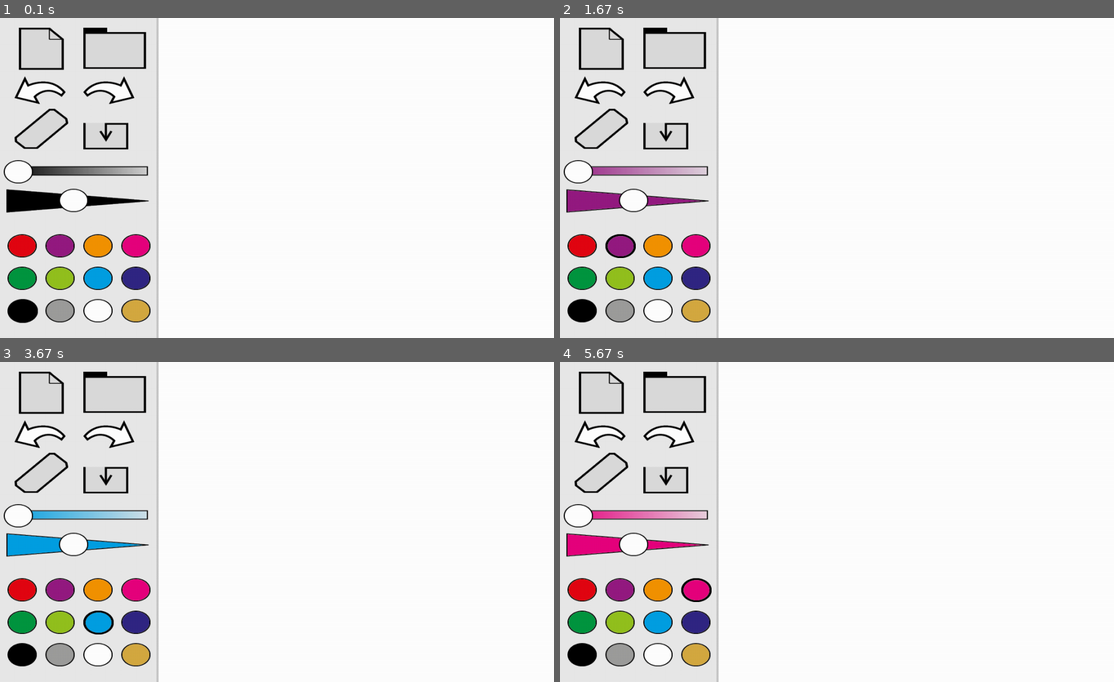
Above: before the commit, frames 1-4 (two rows, left to right).
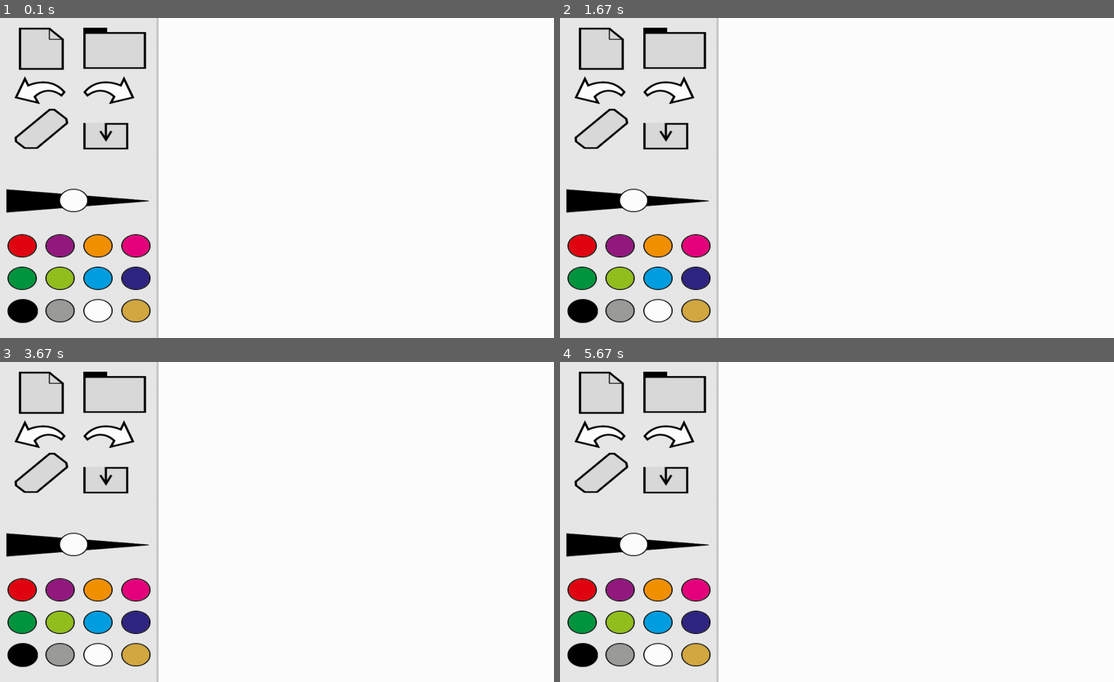
Above: after the commit, the same moments.

Repository: OutsideTheBoxProject/D
Game: pygame game, started from PiDev/drawing.py
Two runs of this game, one before a commit and one after it. Both use one fixed random seed, a clock stepped at 60 frames per second and the inputs below. The source is Python 2; it was converted automatically to run under Python 3.
Inputs (mouse positions are in pixels of both pictures, inside the frame that each line leads up to):
- Up to frame 1 (0.1 s): no input
- Up to frame 2 (1.67 s): press the mouse at (692, 277) at 0.37 s; move the mouse to (692, 219) at 0.47 s; release the mouse at (687, 162) at 0.6 s; press the mouse at (659, 245) at 0.7 s; move the mouse to (837, 248) at 0.8 s; release the mouse at (1014, 254) at 0.93 s; press the mouse at (620, 245) at 1.17 s; move the mouse to (659, 248) at 1.27 s; release the mouse at (698, 254) at 1.4 s
- Up to frame 3 (3.67 s): press the mouse at (132, 653) at 1.8 s; move the mouse to (243, 541) at 1.9 s; release the mouse at (349, 429) at 2.03 s; click (22, 653) at 2.95 s; press the mouse at (99, 621) at 3.5 s; move the mouse to (138, 570) at 3.6 s
- Up to frame 4 (5.67 s): release the mouse at (742, 515) at 3.73 s; press the mouse at (659, 653) at 4.5 s; move the mouse to (748, 557) at 4.6 s; release the mouse at (837, 461) at 4.73 s; press the mouse at (692, 589) at 5.57 s

The runs differ from the first frame. In frame 1, 0.8% of the frame differs, in the area x 0-27%, y 44-52%; in frame 2, 1.6%; in frame 3, 1.6%; in frame 4, 1.6%, in the area x 0-28%, y 44-96%.

Commit message:
sad sad opacity had to leave us

Diff:
--- a/PiDev/constants.py
+++ b/PiDev/constants.py
@@ -20,18 +20,18 @@
 ERASER = GRAPHICS + "Eraser.png"
 SAVE = GRAPHICS + "Save.png"
 # opacity sliders
-OPACRED = GRAPHICS + "slide-01.png"
-OPACPURPLE = GRAPHICS + "slide2-01.png"
-OPACORANGE = GRAPHICS + "slide3-01.png"
-OPACPINK = GRAPHICS + "slide4-01.png"
-OPACDARKGREEN = GRAPHICS + "slide5-01.png"
-OPACGREEN = GRAPHICS + "slide6-01.png"
-OPACCORNFLOWER = GRAPHICS + "slide7-01.png"
-OPACDARKBLUE = GRAPHICS + "slide8-01.png"
-OPACBLACK = GRAPHICS + "slide9-01.png"
-OPACGRAY = GRAPHICS + "slide10-01.png"
-OPACWHITE = GRAPHICS + "slide11-01.png"
-OPACBEIGE = GRAPHICS + "slide12-01.png"
+#OPACRED = GRAPHICS + "slide-01.png"
+#OPACPURPLE = GRAPHICS + "slide2-01.png"
+#OPACORANGE = GRAPHICS + "slide3-01.png"
+#OPACPINK = GRAPHICS + "slide4-01.png"
+#OPACDARKGREEN = GRAPHICS + "slide5-01.png"
+#OPACGREEN = GRAPHICS + "slide6-01.png"
+#OPACCORNFLOWER = GRAPHICS + "slide7-01.png"
+#OPACDARKBLUE = GRAPHICS + "slide8-01.png"
+#OPACBLACK = GRAPHICS + "slide9-01.png"
+#OPACGRAY = GRAPHICS + "slide10-01.png"
+#OPACWHITE = GRAPHICS + "slide11-01.png"
+#OPACBEIGE = GRAPHICS + "slide12-01.png"
 # line thickness sliders
 LINERED = GRAPHICS + "slide-02.png"
 LINEPURPLE = GRAPHICS + "slide2-02.png"
@@ -93,9 +93,9 @@
 REDOCOORDS = (155,108)
 ERASERCOORDS = (28,168)
 SAVECOORDS = (155,194)
-OPACITYCOORDS = (10,273)
-OPACITYSLIDELEFT = (8,263)
-OPACITYSLIDERIGHT = (225,263)
+#OPACITYCOORDS = (10,273)
+#OPACITYSLIDELEFT = (8,263)
+#OPACITYSLIDERIGHT = (225,263)
 LINECOORDS = (10,315)
 LINESLIDEMIDDLE = (110,316)
 LINESLIDELEFT = (8,316)
@@ -112,6 +112,3 @@
 GRAYCOORDS = (85,520)
 WHITECOORDS = (155,520)
 BEIGECOORDS = (225,520)
-
-LINEMAX = 25
-LINEMIN = 1
--- a/PiDev/drawing.py
+++ b/PiDev/drawing.py
@@ -8,7 +8,9 @@
 
 # global variables
 lineWidth = 10
+#alpha = 100
 colour = con.BLACK
+
 
 # instructions
 print "ESC Key to exit, click to change colour."
@@ -19,6 +21,7 @@
 # control variable for mouse
 mouseDown = False
 lineProcess = False
+#opacProcess = False
 
 # control variable for line points
 prevx = prevy = mousex = mousey = -1
@@ -41,6 +44,10 @@
 				if not (mousex > con.MENURIGHT + .5 * (lineWidth + con.MENUBORDER)):
 					mousex = con.MENURIGHT + .5 * (lineWidth + con.MENUBORDER)
 				pygame.draw.line(screen, colour, (prevx, prevy), (mousex, mousey), lineWidth)
+				#point = pygame.Surface((lineWidth, lineWidth))
+				#point.fill(colour)
+				#point.set_alpha(alpha)
+				#screen.blit(point, (mousex, mousey))
 				(prevx, prevy) = (mousex, mousey)
 				pygame.display.flip()
 
@@ -50,7 +57,6 @@
 			prevColour = colour
 			for c in colours:
 				if c.rect.collidepoint(event.pos):
-					menu.update_colour(prevColour, c.rgb)
 					colour = c.rgb
 					break
 			x, y = event.pos
@@ -66,7 +72,9 @@
 					# line width
 					if button == menu.lineSlide:
 						lineProcess = True
-						prevx = button.coords[0]
+					# opacity
+					#if button == menu.opacitySlide:
+						#opacProcess = True
 
 
 		#toggle mouse button
@@ -81,6 +89,17 @@
 				y = con.LINESLIDELEFT[1]
 				lineWidth = menu.update_lineslide(x, y, colour)
 				lineProcess = False
+			# for toggling opacity
+			#if opacProcess:
+				#x, y = event.pos
+				#if x > con.OPACITYSLIDERIGHT[0]:
+					#x = con.OPACITYSLIDERIGHT[0]
+				#elif x < con.OPACITYSLIDELEFT[0]:
+					#x = con.OPACITYSLIDELEFT[0]
+				#y = con.OPACITYSLIDELEFT[1]
+				#alpha = menu.update_opacslide(x, y, colour)
+				#opacProcess = False
+
 			# for drawing
 			prevx = prevy = -1
 			mouseDown = False
--- a/PiDev/menuHandler.py
+++ b/PiDev/menuHandler.py
@@ -12,8 +12,8 @@
 redo = None
 eraser = None
 save = None
-opacity = None
-opacitySlide = None
+#opacity = None
+#opacitySlide = None
 line = None
 lineSlide = None
 
@@ -23,6 +23,7 @@
 		self.coords = icoords
 		self.off = ioff
 		self.on = ion
+		self.alpha = 100
 		self.rect = None
 
 class button:
@@ -30,6 +31,7 @@
 		self.coords = icoords
 		self.img = iimg
 		self.rect = None
+
 
 # initialising all colours
 def setup_colours():
@@ -74,10 +76,10 @@
 	buttons.append(eraser)
 	save = button(con.SAVECOORDS, con.SAVE)
 	buttons.append(save)
-	opacity = button(con.OPACITYCOORDS, con.OPACBLACK)
-	buttons.append(opacity)
-	opacitySlide = button(con.OPACITYSLIDELEFT, con.WHITEOFF)
-	buttons.append(opacitySlide)
+	#opacity = button(con.OPACITYCOORDS, con.OPACBLACK)
+	#buttons.append(opacity)
+	#opacitySlide = button(con.OPACITYSLIDELEFT, con.WHITEOFF)
+	#buttons.append(opacitySlide)
 	line = button(con.LINECOORDS, con.LINEBLACK)
 	buttons.append(line)
 	lineSlide = button(con.LINESLIDEMIDDLE, con.WHITEOFF)
@@ -136,34 +138,34 @@
 
 
 # colour update for opacity slider
-def update_opacity_slider(newColour):
-	pygame.draw.rect(screen, con.MENUGRAY, opacity.rect)
-	pygame.draw.rect(screen, con.MENUGRAY, opacitySlide.rect)
-	if newColour == con.RED:
-		opacity.rect = draw_button(con.OPACRED, opacity.coords)
-	elif newColour == con.PURPLE:
-		opacity.rect = draw_button(con.OPACPURPLE, opacity.coords)
-	elif newColour == con.ORANGE:
-		opacity.rect = draw_button(con.OPACORANGE, opacity.coords)
-	elif newColour == con.PINK:
-		opacity.rect = draw_button(con.OPACPINK, opacity.coords)
-	elif newColour == con.DARKGREEN:
-		opacity.rect = draw_button(con.OPACDARKGREEN, opacity.coords)
-	elif newColour == con.GREEN:
-		opacity.rect = draw_button(con.OPACGREEN, opacity.coords)
-	elif newColour == con.CORNFLOWER:
-		opacity.rect = draw_button(con.OPACCORNFLOWER, opacity.coords)
-	elif newColour == con.DARKBLUE:
-		opacity.rect = draw_button(con.OPACDARKBLUE, opacity.coords)
-	elif newColour == con.BLACK:
-		opacity.rect = draw_button(con.OPACBLACK, opacity.coords)
-	elif newColour == con.GRAY:
-		opacity.rect = draw_button(con.OPACGRAY, opacity.coords)
-	elif newColour == con.WHITE:
-		opacity.rect = draw_button(con.OPACWHITE, opacity.coords)
-	elif newColour == con.BEIGE:
-		opacity.rect = draw_button(con.OPACBEIGE, opacity.coords)
-	draw_button(opacitySlide.img, opacitySlide.coords)
+#def update_opacity_slider(newColour):
+	#pygame.draw.rect(screen, con.MENUGRAY, opacity.rect)
+	#pygame.draw.rect(screen, con.MENUGRAY, opacitySlide.rect)
+	#if newColour == con.RED:
+		#opacity.rect = draw_button(con.OPACRED, opacity.coords)
+	#elif newColour == con.PURPLE:
+		#opacity.rect = draw_button(con.OPACPURPLE, opacity.coords)
+	#elif newColour == con.ORANGE:
+		#opacity.rect = draw_button(con.OPACORANGE, opacity.coords)
+	#elif newColour == con.PINK:
+		#opacity.rect = draw_button(con.OPACPINK, opacity.coords)
+	#elif newColour == con.DARKGREEN:
+		#opacity.rect = draw_button(con.OPACDARKGREEN, opacity.coords)
+	#elif newColour == con.GREEN:
+		#opacity.rect = draw_button(con.OPACGREEN, opacity.coords)
+	#elif newColour == con.CORNFLOWER:
+		#opacity.rect = draw_button(con.OPACCORNFLOWER, opacity.coords)
+	#elif newColour == con.DARKBLUE:
+		#opacity.rect = draw_button(con.OPACDARKBLUE, opacity.coords)
+	#elif newColour == con.BLACK:
+		#opacity.rect = draw_button(con.OPACBLACK, opacity.coords)
+	#elif newColour == con.GRAY:
+		#opacity.rect = draw_button(con.OPACGRAY, opacity.coords)
+	#elif newColour == con.WHITE:
+		#opacity.rect = draw_button(con.OPACWHITE, opacity.coords)
+	#elif newColour == con.BEIGE:
+		#opacity.rect = draw_button(con.OPACBEIGE, opacity.coords)
+	#opacitySlide.rect = draw_button(opacitySlide.img, opacitySlide.coords)
 
 
 # colour update for line slider
@@ -199,7 +201,7 @@
 
 # updates the sliders according to colour
 def update_sliders(newColour):
-	update_opacity_slider(newColour)
+	#update_opacity_slider(newColour)
 	update_line_slider(newColour)
 
 # get a new colour and update the responding images
@@ -223,8 +225,14 @@
 
 # imaging interaction
 def update_lineslide(x, y, colour):
-	print "updating with " + str(x) + " and " + str(y)
 	lineSlide.coords = (x, y)
 	update_line_slider(colour)
 	pygame.display.flip()
-	return 26 - int(x/9)
+	return 26 - int((x-8)/9)
+
+# imaging opacity interaction
+#def update_opacslide(x, y, colour):
+	#opacitySlide.coords = (x,y)
+	#update_opacity_slider(colour)
+	#pygame.display.flip()
+	#return 100 - int((x-8)/2.2)
Not shown, changed: PiDev/constants.pyc
Not shown, changed: PiDev/menuHandler.pyc
